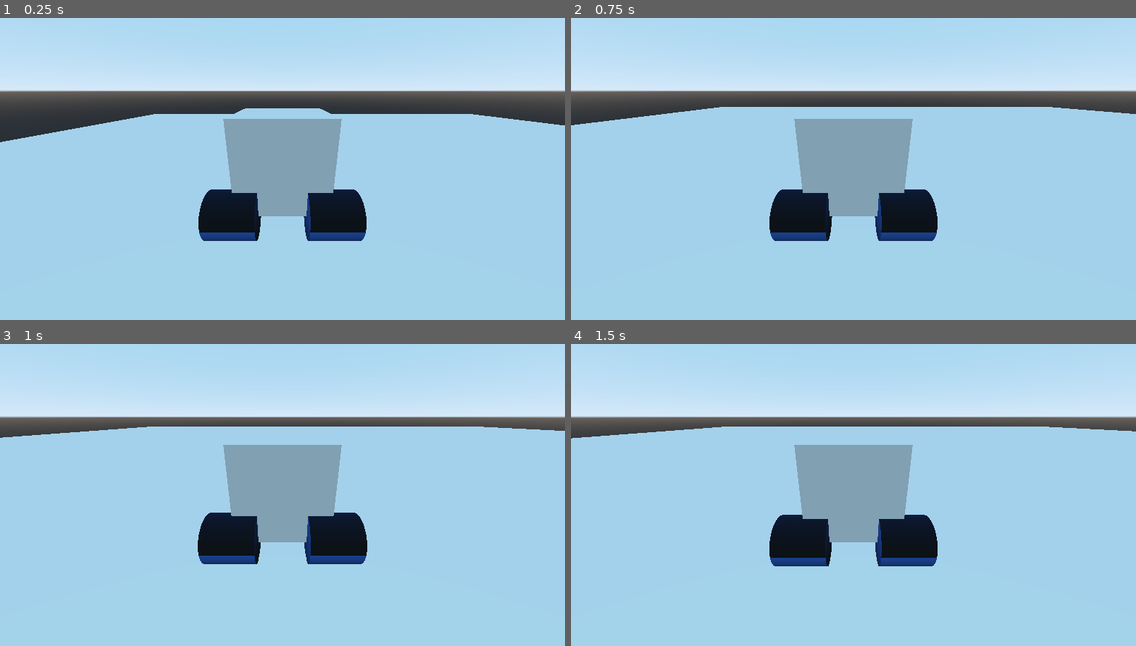
Above: before the commit, frames 1-4 (two rows, left to right).
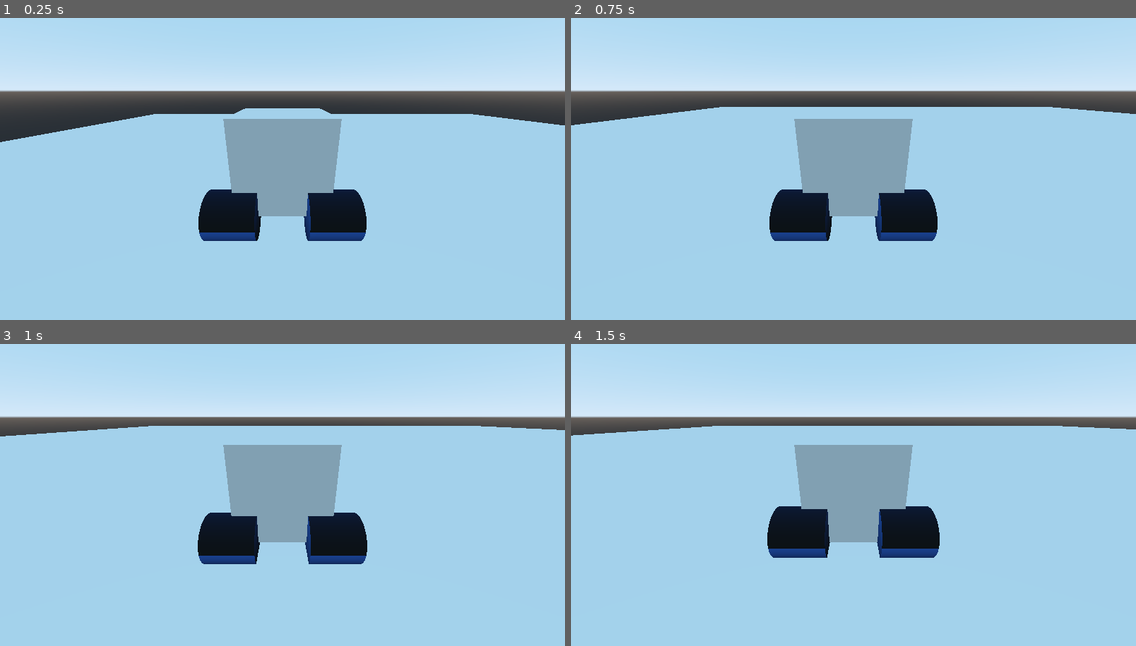
Above: after the commit, the same moments.

Repository: Lurkki14/TorpedoAlliance
Game: Godot game, scene res://Spatial.tscn
The game is run twice, just before and just after one commit, with the same random seed, the same clock (stepped at 60 frames per second) and the same inputs.
Inputs:
- Up to frame 1 (0.25 s): no input
- Up to frame 2 (0.75 s): tap Enter at 0.5 s
- Up to frame 3 (1 s): no input
- Up to frame 4 (1.5 s): no input

Frames 1-2 are identical in both runs. In frame 3, 0.3% of the frame differs, in the area x 0-100%, y 27-73%; in frame 4, 2.4%, in the area x 0-100%, y 27-74%.

Commit message:
Reduced collision shape and acceleration

Diff:
--- a/Car.tscn
+++ b/Car.tscn
@@ -34,7 +34,7 @@
 script = ExtResource( 1 )
 
 [node name="CollisionShape" type="CollisionShape" parent="VehicleBody"]
-transform = Transform( 1, 0, 0, 0, 1, 0, 0, 0, 1, -0.0618837, 0.123079, -0.110425 )
+transform = Transform( 0.5, 0, 0, 0, 0.5, 0, 0, 0, 1, -0.062, -0.5, 0 )
 shape = SubResource( 2 )
 
 [node name="Camera" type="Camera" parent="VehicleBody"]
--- a/VehicleBody.gd
+++ b/VehicleBody.gd
@@ -2,14 +2,14 @@
 
 func rotation(event : InputEventKey):
 	match char(event.scancode):
-		"A": return 0.8
-		"D": return -0.8
+		"A": return 0.1
+		"D": return -0.1
 	return 0
 
 func force(event : InputEventKey):
 	match char(event.scancode):
-		"W": return 400
-		"S": return -400
+		"W": return 10
+		"S": return -10
 	return 0
 
 # Called when the node enters the scene tree for the first time.
